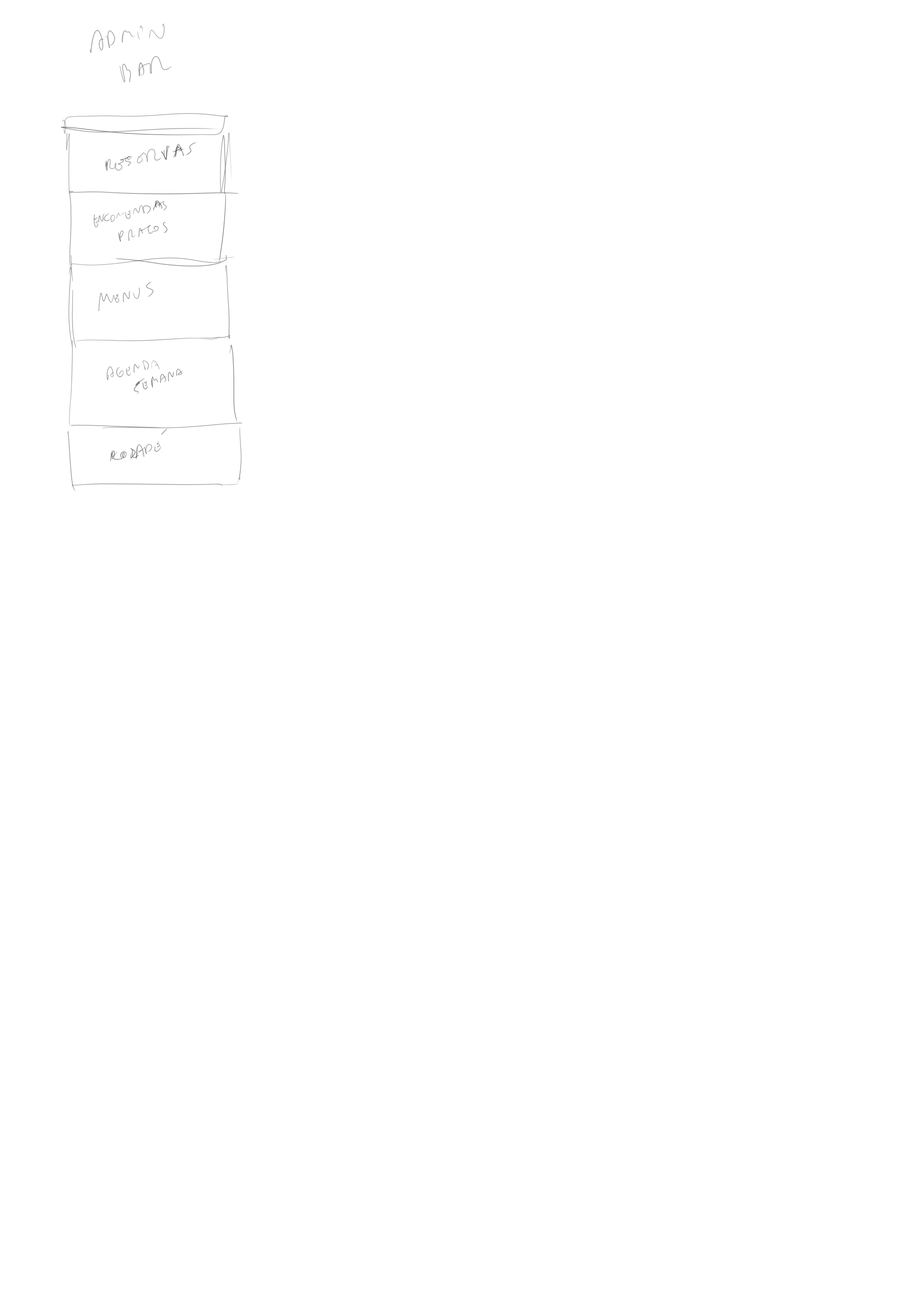
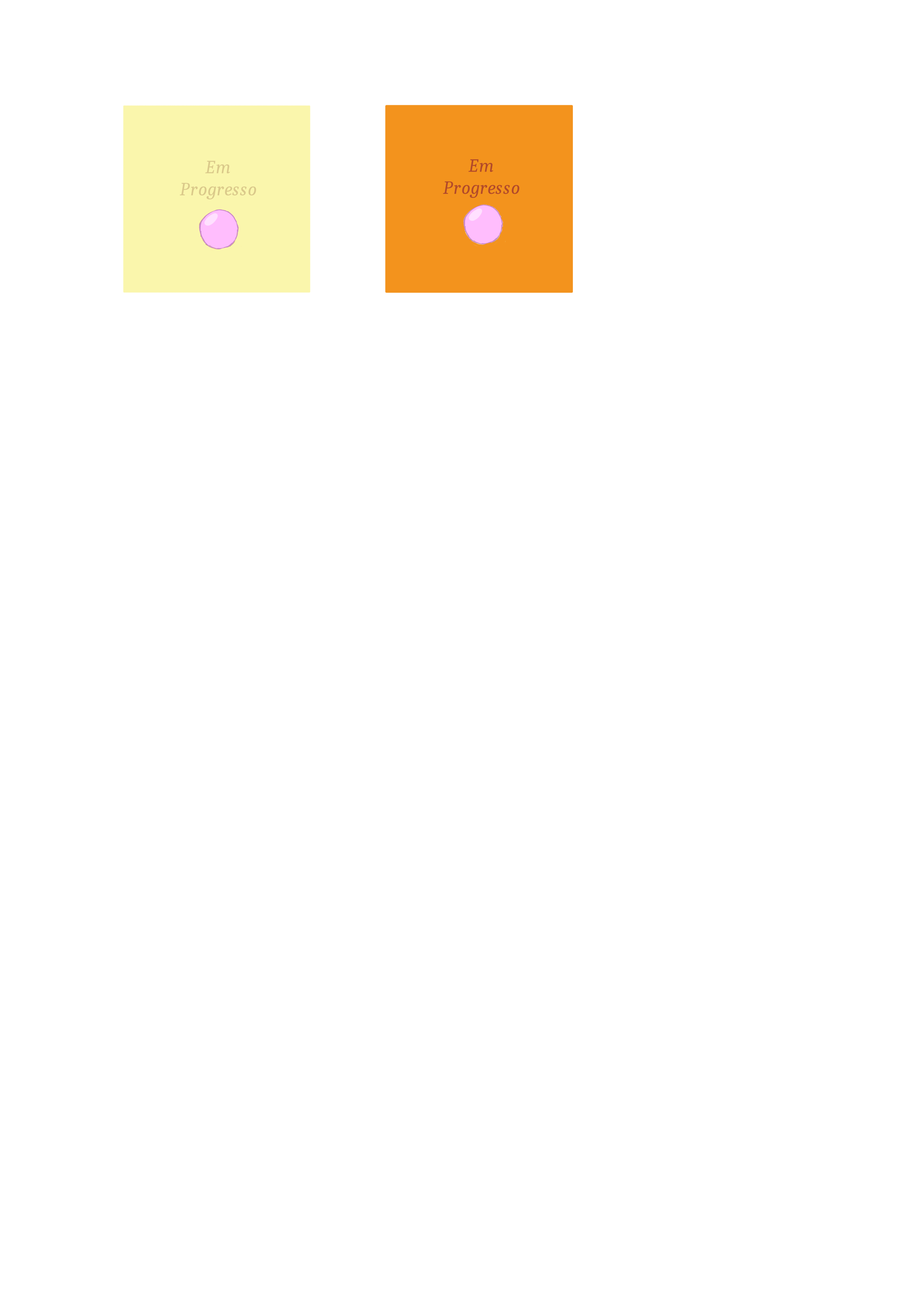
The second 922px x 1305px image is a revision of the first. Changes to its layers:
added layer "madrep-logo-header.png" (1st of 2) above "madrep-logo-header.png" over [429, 163, 549, 259]
added layer "madrep-logo-header.png" (2nd of 2) above "Copy of Vector Layer 1" over [164, 168, 284, 264]
added layer "Paint Layer 1 Merged" (1st of 2) above "Paint Layer 1 Merged" over [385, 104, 574, 293]
painted on "Paint Layer 1 Merged" (2nd of 2) over [60, 23, 311, 491]
